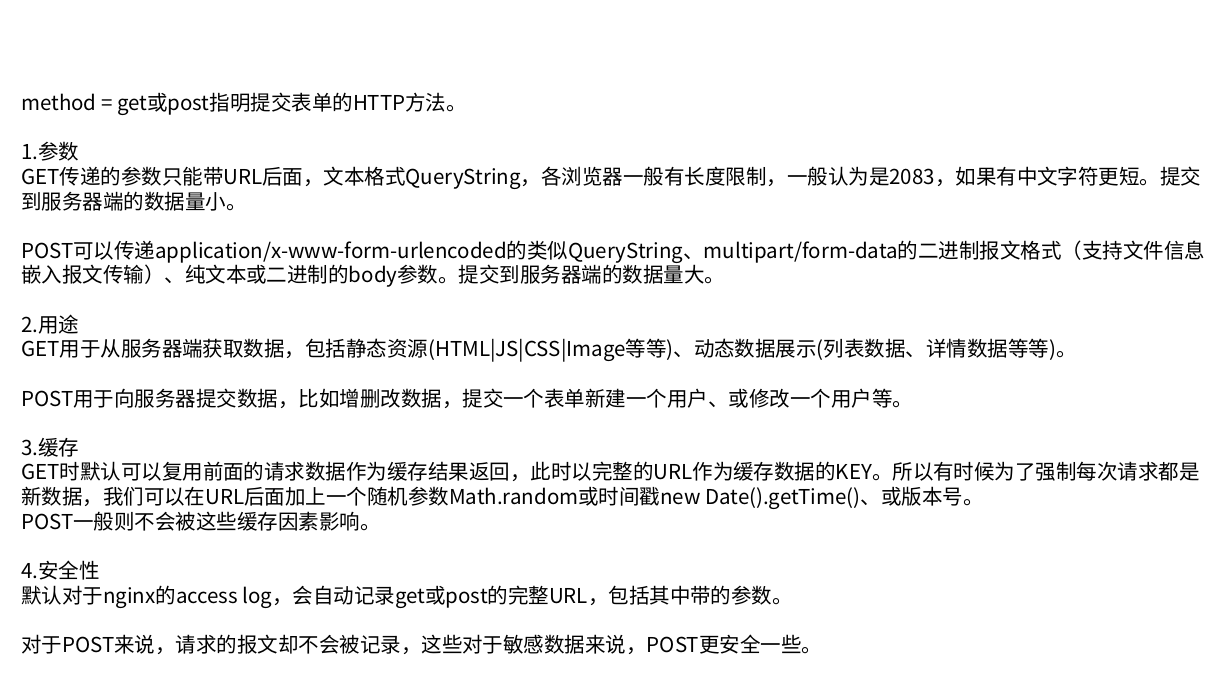
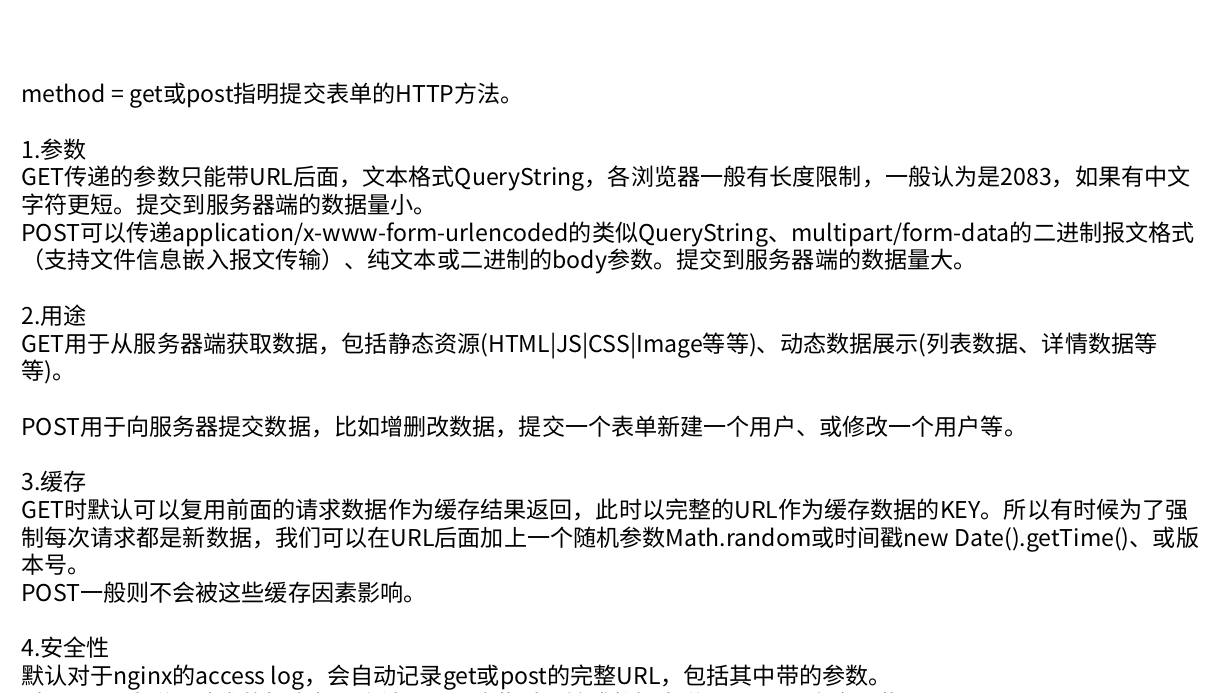
Before and after one commit to linkknown/PPT, a slide deck: slide 33 of 前端PPT/html 简介.pptx (slide 30 before the commit). Drawn at 1232x693 pixels with LibreOffice and Linux fonts; fonts in the diff are those of the drawing; background and template pictures are left out. Boxes give left, top, right and bottom in pixels: in the first picture for what was removed or moved away, otherwise in the second. Text is boxed around its words. In the diff, an @@ line names an element or a change of style, - is before the commit and + after.

```diff
--- a/前端PPT/html 简介.pptx
+++ b/前端PPT/html 简介.pptx
@@ text "method = get或post指明提交表单的HTTP方法。": place and size @@
-text "method = get或post指明提交表单的HTTP方法。" at <box>21,92,1205,654</box>
+text "method = get或post指明提交表单的HTTP方法。" at <box>21,82,1200,690</box>
@@ text "method = get或post指明提交表单的HTTP方法。" at <box>21,82,1200,690</box>: size 16 to 18 pt @@
```
Also in this commit, not shown: 31 other slides changed, 3 slides added.
